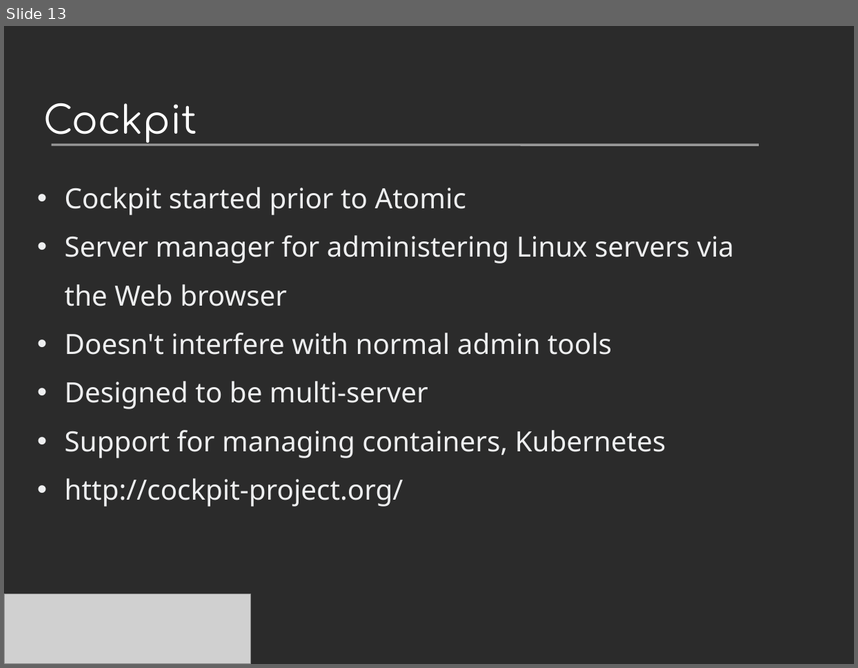
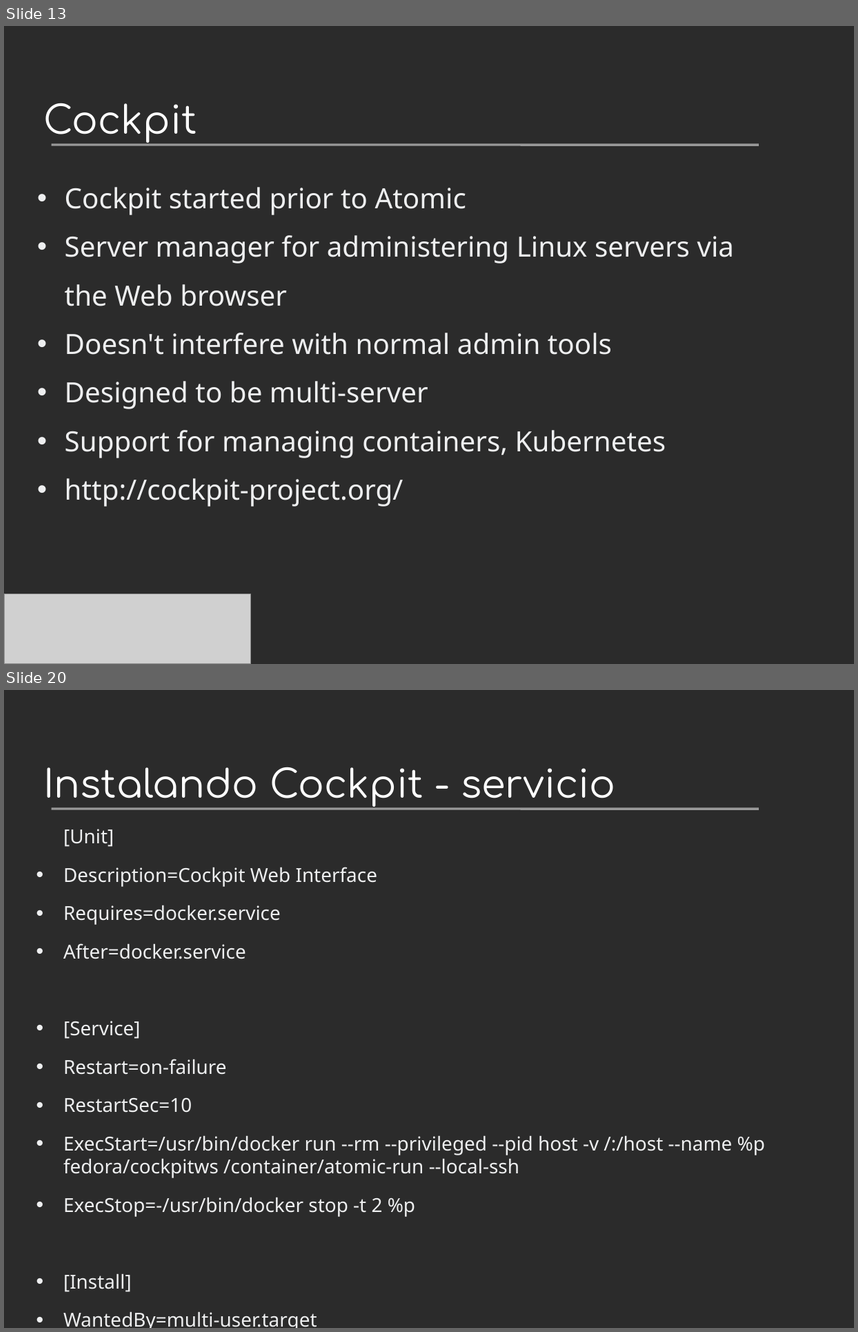
Before and after one commit to villadalmine/arg-fedora, a slide deck: Presentaciones/Devopconf2015/ProyectoAtomic.odp. Shown one above the other, each under a label of ours: slide 13 before the commit, slides 13 and 20 after it; the slides between them are not shown. The pictures are 858x668 and 858x1332 pixels, drawn with LibreOffice and Linux fonts; fonts in the diff are those of the drawing; grey boxes stand for pictures; background and template pictures are left out; a plain dark background stands for a picture behind light text. Boxes give left, top, right and bottom in pixels: in the first picture for what was removed or moved away, otherwise in the second. Text is boxed around its words. In the diff, an @@ line names an element or a change of style, - is before the commit and + after.

```diff
--- a/Presentaciones/Devopconf2015/ProyectoAtomic.odp
+++ b/Presentaciones/Devopconf2015/ProyectoAtomic.odp
@@ slide 20 added at bbox=[4, 690, 854, 1328], background picture (left out); not listed: 1 template element that a slide beside it also shows @@
@@ title added at bbox=[43, 767, 615, 807], 36 pt, text #FFFFFF @@
+Instalando Cockpit - servicio
@@ text added at bbox=[63, 829, 765, 1328], 18 pt, text #EEEFF0 @@
+[Unit]
+• Description=Cockpit Web Interface
+• Requires=docker.service
+• After=docker.service
+• [Service]
+• Restart=on-failure
+• RestartSec=10
+• ExecStart=/usr/bin/docker run --rm --privileged --pid host -v /:/host --name %p fedora/cockpitws /container/atomic-run --local-ssh
+• ExecStop=-/usr/bin/docker stop -t 2 %p
+• [Install]
+• WantedBy=multi-user.target
```
Also in this commit, not shown: 3 slides changed, 20 other slides added, 3 slides removed, 3 other files.
